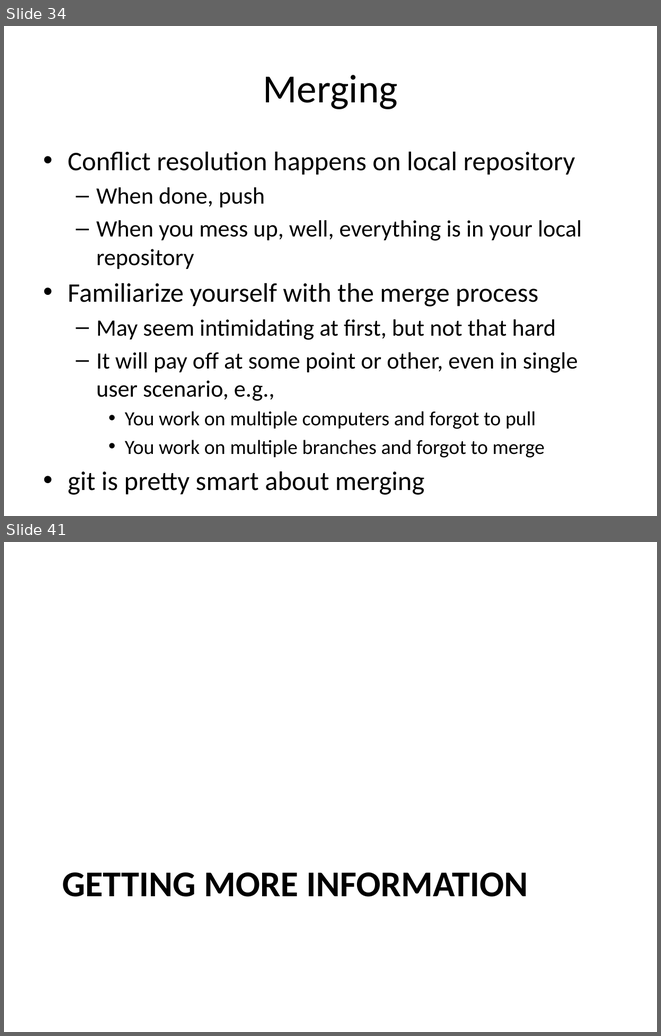
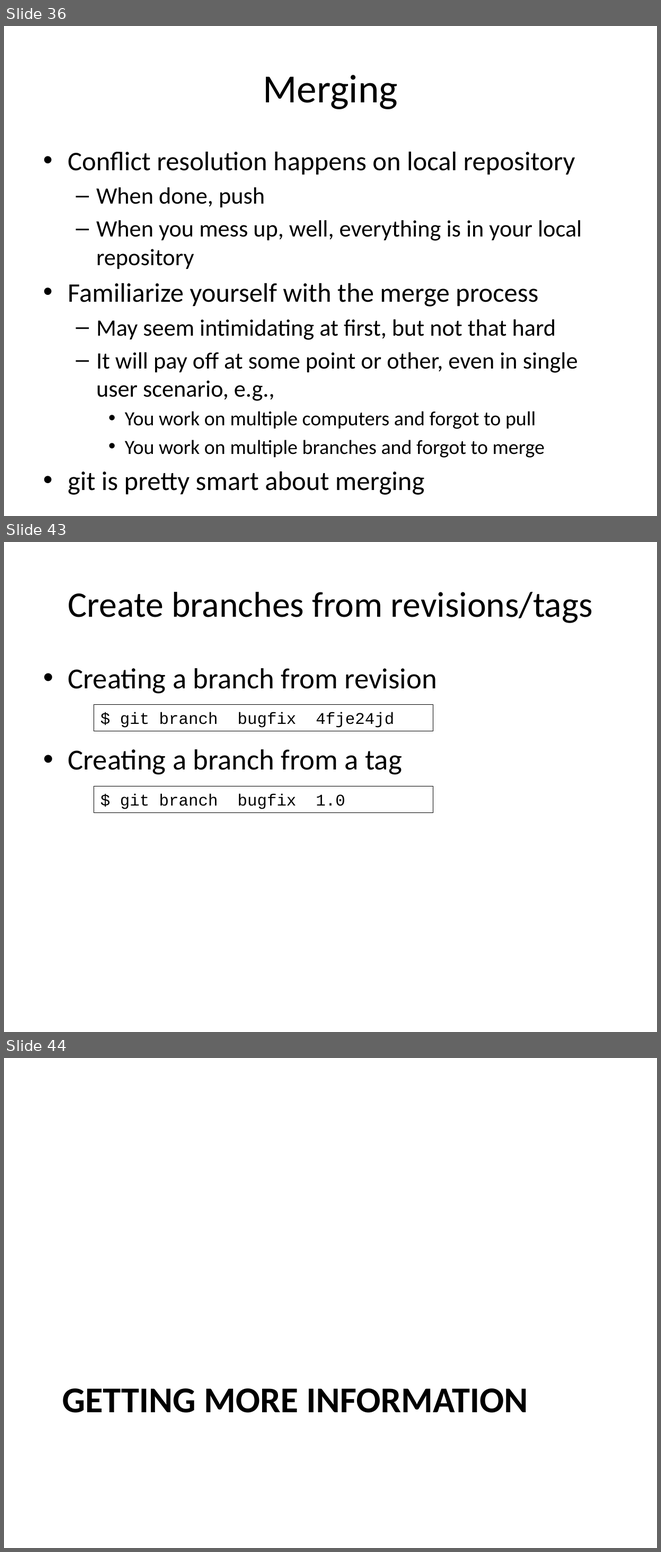
Before and after one commit to gjbex/training-material, a slide deck: LinuxTools/VersionControl/version_control_git.pptx. Shown one above the other, each under a label of ours: slides 34 and 41 before the commit, slides 36, 43 and 44 after it; the slides between them are not shown. The pictures are 661x1036 and 661x1552 pixels, drawn with LibreOffice and Linux fonts; fonts in the diff are those of the drawing. Boxes give left, top, right and bottom in pixels: in the first picture for what was removed or moved away, otherwise in the second. Text is boxed around its words. In the diff, an @@ line names an element or a change of style, - is before the commit and + after.

```diff
--- a/LinuxTools/VersionControl/version_control_git.pptx
+++ b/LinuxTools/VersionControl/version_control_git.pptx
@@ slide 43 added at box(4, 542, 657, 1032), background #FFFFFF @@
@@ title added at box(68, 592, 593, 623), 39.6 pt, text #000000 @@
+Create branches from revisions/tags
@@ text added at box(68, 668, 437, 775), 32 pt, text #000000 @@
+• Creating a branch from revision
+• Creating a branch from a tag
@@ rectangle added at box(94, 705, 434, 731), outline #000000 0.75 pt, 18 pt, text #000000 @@
+$ git branch bugfix 4fje24jd
@@ rectangle added at box(94, 786, 434, 812), outline #000000 0.75 pt, 18 pt, text #000000 @@
+$ git branch bugfix 1.0
@@ what was slide 34 is now slide 36 @@
@@ what was slide 41 is now slide 44 @@
```
Also in this commit, not shown: 15 slides changed, 2 other slides added.
